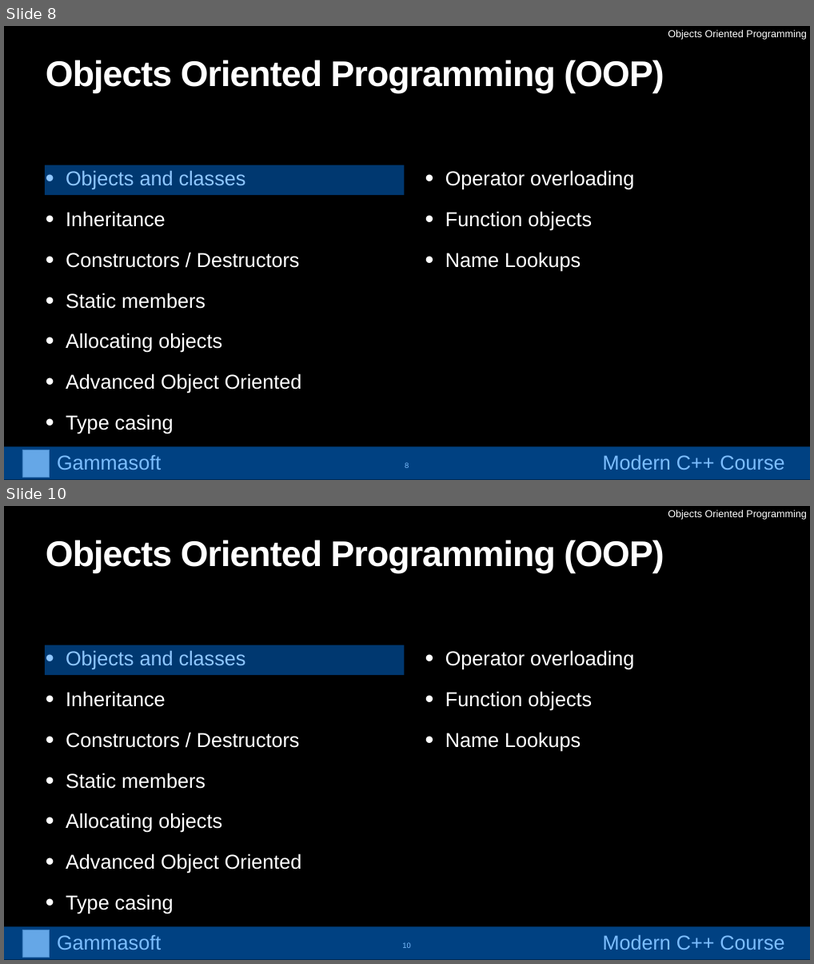
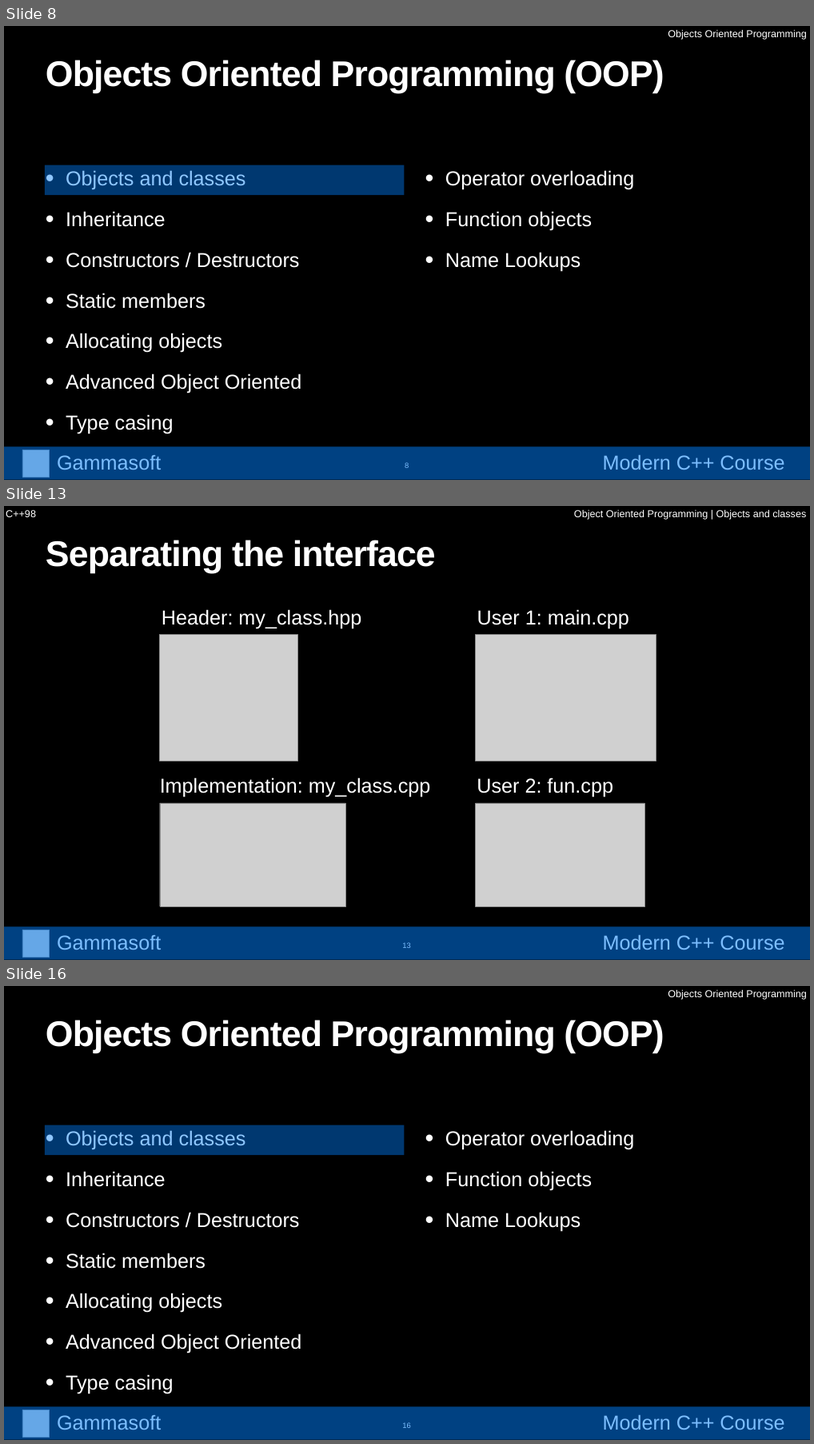
Before and after one commit to gammasoft71/cpp_modern_course, a slide deck: course/powerpoints/object_oriented_programming.pptx. Shown one above the other, each under a label of ours: slides 8 and 10 before the commit, slides 8, 13 and 16 after it; the slides between them are not shown. The pictures are 814x964 and 814x1444 pixels, drawn with LibreOffice and Linux fonts; fonts in the diff are those of the drawing; grey boxes stand for pictures. Boxes give left, top, right and bottom in pixels: in the first picture for what was removed or moved away, otherwise in the second. Text is boxed around its words. In the diff, an @@ line names an element or a change of style, - is before the commit and + after.

```diff
--- a/course/powerpoints/object_oriented_programming.pptx
+++ b/course/powerpoints/object_oriented_programming.pptx
@@ slide 13 added at <box>4,506,810,960</box>, background #000000 @@
@@ text added at <box>6,510,36,517</box>, 24 pt, text #FFFFFF @@
+C++98
@@ text added at <box>574,510,806,520</box>, 24 pt, text #FFFFFF @@
+Object Oriented Programming | Objects and classes
@@ title added at <box>46,540,436,573</box>, 85 pt, text #FFFFFF, bold @@
+Separating the interface
@@ text added at <box>162,609,362,629</box>, 48 pt, text #FFFFFF @@
+Header: my_class.hpp
@@ text added at <box>478,609,630,629</box>, 48 pt, text #FFFFFF @@
+User 1: main.cpp
@@ picture added at <box>160,635,298,760</box> @@
@@ picture added at <box>476,635,656,760</box> @@
@@ text added at <box>160,777,431,797</box>, 48 pt, text #FFFFFF @@
+Implementation: my_class.cpp
@@ text added at <box>477,777,614,797</box>, 48 pt, text #FFFFFF @@
+User 2: fun.cpp
@@ picture added at <box>160,803,346,906</box> @@
@@ picture added at <box>476,803,645,906</box> @@
@@ group added at <box>4,926,810,960</box>: 2 texts, 1 picture, 1 rectangle @@
+Gammasoft
+Modern C++ Course
@@ page number added at <box>402,942,411,948</box>, 18 pt, text #FFFFFF @@
+13
@@ what was slide 10 is now slide 16 @@
```
Also in this commit, not shown: 1 slide changed, 5 other slides added.
